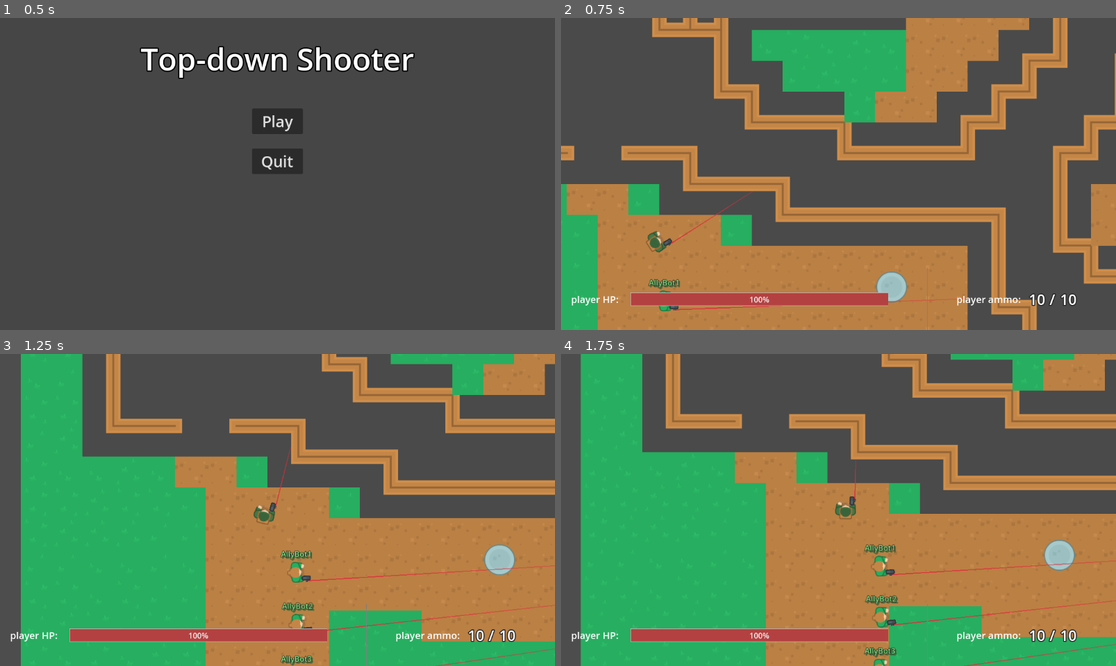
Above: before the commit, frames 1-4 (two rows, left to right).
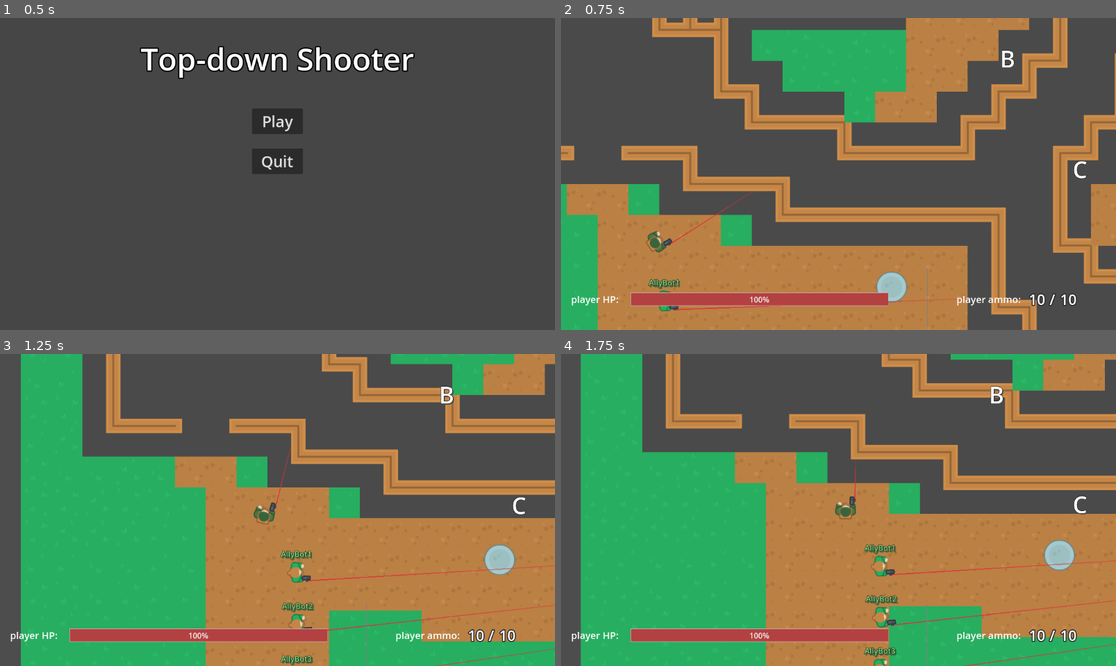
Above: after the commit, the same moments.

Repository: ZeromaXHe/MyGitRepository
Game: Godot game, scene res://scenes/main_menu_screen.tscn
Same seed, same stepped clock (60 frames per second), same inputs: the game is played once before the commit and once after it.
Inputs (mouse positions are in pixels of both pictures, inside the frame that each line leads up to):
- Up to frame 1 (0.5 s): no input
- Up to frame 2 (0.75 s): click "Play" at 0.5 s
- Up to frame 3 (1.25 s): no input
- Up to frame 4 (1.75 s): tap Enter at 1.25 s; move the mouse to (849, 388) at 1.27 s; press the mouse at (849, 388) at 1.28 s; hold D (right) from 1.28 s (still down)

Frame 1 is identical in both runs. In frame 2, 0.1% of the frame differs, in the area x 79-95%, y 10-52%; in frame 3, 0.2%; in frame 4, 0.2%.

Commit message:
feature(GodotDemo): GodotProjects 俯视角射击游戏 - GUI 显示基地方位功能

Diff:
--- a/GodotDemo/GodotProjects/scenes/capturable_base.tscn
+++ b/GodotDemo/GodotProjects/scenes/capturable_base.tscn
@@ -48,6 +48,10 @@
 [node name="CapturedInfoTimer" type="Timer" parent="."]
 one_shot = true
 
+[node name="OutScreenNotifier" type="VisibleOnScreenNotifier2D" parent="."]
+
 [connection signal="body_entered" from="." to="." method="_on_body_entered"]
 [connection signal="body_exited" from="." to="." method="_on_body_exited"]
 [connection signal="timeout" from="CapturedInfoTimer" to="." method="_on_captured_info_timer_timeout"]
+[connection signal="screen_entered" from="OutScreenNotifier" to="." method="_on_out_screen_notifier_screen_entered"]
+[connection signal="screen_exited" from="OutScreenNotifier" to="." method="_on_out_screen_notifier_screen_exited"]
--- a/GodotDemo/GodotProjects/scenes/gui.tscn
+++ b/GodotDemo/GodotProjects/scenes/gui.tscn
@@ -17,6 +17,60 @@
 
 [node name="GUI" type="CanvasLayer"]
 script = ExtResource("1_rug4d")
+
+[node name="BaseALabel" type="Label" parent="."]
+offset_left = 29.0
+offset_top = 288.0
+offset_right = 79.0
+offset_bottom = 358.0
+pivot_offset = Vector2(25, 35)
+theme_override_colors/font_color = Color(1, 1, 1, 1)
+theme_override_colors/font_shadow_color = Color(0.309804, 0.309804, 0.309804, 1)
+theme_override_colors/font_outline_color = Color(0, 0, 0, 1)
+theme_override_constants/shadow_offset_x = 2
+theme_override_constants/shadow_offset_y = 2
+theme_override_constants/outline_size = 3
+theme_override_constants/shadow_outline_size = 1
+theme_override_font_sizes/font_size = 48
+text = "A"
+horizontal_alignment = 1
+vertical_alignment = 1
+
+[node name="BaseBLabel" type="Label" parent="."]
+offset_left = 29.0
+offset_top = 365.0
+offset_right = 79.0
+offset_bottom = 435.0
+pivot_offset = Vector2(25, 35)
+theme_override_colors/font_color = Color(1, 1, 1, 1)
+theme_override_colors/font_shadow_color = Color(0.309804, 0.309804, 0.309804, 1)
+theme_override_colors/font_outline_color = Color(0, 0, 0, 1)
+theme_override_constants/shadow_offset_x = 2
+theme_override_constants/shadow_offset_y = 2
+theme_override_constants/outline_size = 3
+theme_override_constants/shadow_outline_size = 1
+theme_override_font_sizes/font_size = 48
+text = "B"
+horizontal_alignment = 1
+vertical_alignment = 1
+
+[node name="BaseCLabel" type="Label" parent="."]
+offset_left = 28.0
+offset_top = 443.0
+offset_right = 78.0
+offset_bottom = 513.0
+pivot_offset = Vector2(25, 35)
+theme_override_colors/font_color = Color(1, 1, 1, 1)
+theme_override_colors/font_shadow_color = Color(0.309804, 0.309804, 0.309804, 1)
+theme_override_colors/font_outline_color = Color(0, 0, 0, 1)
+theme_override_constants/shadow_offset_x = 2
+theme_override_constants/shadow_offset_y = 2
+theme_override_constants/outline_size = 3
+theme_override_constants/shadow_outline_size = 1
+theme_override_font_sizes/font_size = 48
+text = "C"
+horizontal_alignment = 1
+vertical_alignment = 1
 
 [node name="Rows" type="VBoxContainer" parent="."]
 anchors_preset = 15
--- a/GodotDemo/GodotProjects/scenes/main.tscn
+++ b/GodotDemo/GodotProjects/scenes/main.tscn
@@ -943,12 +943,15 @@
 
 [node name="CapturableBase" parent="CapturableBaseManager" instance=ExtResource("6_w1ort")]
 position = Vector2(226, 470)
+point_code = "A"
 
 [node name="CapturableBase2" parent="CapturableBaseManager" instance=ExtResource("6_w1ort")]
 position = Vector2(400, -181)
+point_code = "B"
 
 [node name="CapturableBase3" parent="CapturableBaseManager" instance=ExtResource("6_w1ort")]
 position = Vector2(935, 266)
+point_code = "C"
 
 [node name="BulletManager" type="Node2D" parent="."]
 script = ExtResource("3_fdg2q")
--- a/GodotDemo/GodotProjects/scripts/capturable_base.gd
+++ b/GodotDemo/GodotProjects/scripts/capturable_base.gd
@@ -1,11 +1,14 @@
 extends Area2D
 class_name CapturableBase
 
-signal base_captured(new_team: Team.Side)
+signal base_captured(base: CapturableBase)
+signal exited_screen(base: CapturableBase)
+signal entered_screen(base: CapturableBase)
 
 @export var neutral_color: Color = Color(1, 1, 1)
 @export var player_color: Color = Color(0, 1, 0)
 @export var enemy_color: Color = Color(0, 0.5, 1)
+@export var point_code: String
 
 @onready var team: Team = $Team
 @onready var sprite_2d: Sprite2D = $Sprite2D
@@ -14,6 +17,7 @@
 @onready var name_label: Label = $VBoxContainer/NameLabel
 @onready var captured_info: RichTextLabel = $CapturedInfo
 @onready var captured_info_timer: Timer = $CapturedInfoTimer
+@onready var out_screen_notifier: VisibleOnScreenNotifier2D = $OutScreenNotifier
 
 var player_unit_count: int = 0
 var enemy_unit_count: int = 0
@@ -106,7 +110,7 @@
 	if (team.side == new_team):
 		return
 	team.side = new_team
-	base_captured.emit(new_team)
+	base_captured.emit(self)
 	sprite_2d.modulate = get_color(new_team)
 
 
@@ -118,3 +122,11 @@
 			return player_color
 		_:
 			return neutral_color
+
+
+func _on_out_screen_notifier_screen_exited() -> void:
+	exited_screen.emit(self)
+
+
+func _on_out_screen_notifier_screen_entered() -> void:
+	entered_screen.emit(self)
--- a/GodotDemo/GodotProjects/scripts/capturable_base_manager.gd
+++ b/GodotDemo/GodotProjects/scripts/capturable_base_manager.gd
@@ -14,7 +14,7 @@
 		(base as CapturableBase).base_captured.connect(handle_base_captured)
 
 
-func handle_base_captured(_new_team: Team.Side):
+func handle_base_captured(_input_base: CapturableBase):
 	var player_base_count = 0
 	var enemy_base_count = 0
 	for base in capturable_bases:
--- a/GodotDemo/GodotProjects/scripts/gui.gd
+++ b/GodotDemo/GodotProjects/scripts/gui.gd
@@ -6,15 +6,93 @@
 @onready var hp_bar: ProgressBar = $Rows/BottomRow/MarginContainer/HpBar
 @onready var current_ammo: Label = $Rows/BottomRow/CurrentAmmo
 @onready var max_ammo: Label = $Rows/BottomRow/MaxAmmo
+@onready var base_a_label: Label = $BaseALabel
+@onready var base_b_label: Label = $BaseBLabel
+@onready var base_c_label: Label = $BaseCLabel
 
 var max_ammo_value: int
 var player: Player = null
+
+var base_a: CapturableBase = null
+var base_b: CapturableBase = null
+var base_c: CapturableBase = null
+
 
 func _ready() -> void:
 	# 清空 KillInfo 的内容
 	kill_info.text = ""
 	GlobalSignals.actor_killed.connect(kill_info.handle_actor_killed)
 	hp_bar.value = 100
+
+
+func _process(delta: float) -> void:
+	if base_a_label.visible:
+		base_a_label.position = calc_base_label_position(base_a)
+	if base_b_label.visible:
+		base_b_label.position = calc_base_label_position(base_b)
+	if base_c_label.visible:
+		base_c_label.position = calc_base_label_position(base_c)
+
+
+func calc_base_label_position(base: CapturableBase) -> Vector2:
+	var player_to_base_dir: Vector2 = player.global_position.direction_to(base.global_position)
+	# 长宽比，即 x: y
+	var dir_aspect = player_to_base_dir.aspect()
+	var window_size := Vector2(get_window().size)
+	var window_aspect = window_size.aspect()
+	if abs(dir_aspect) > abs(window_aspect):
+		# 方向向量的射线必定和窗口左右边缘相交，所以以 x 轴方向放缩
+		return window_size / 2 + player_to_base_dir / abs(player_to_base_dir.x) * (window_size.x / 2 - 100)
+	else:
+		# 方向向量的射线必定和窗口上下边缘相交，所以以 y 轴方向放缩
+		return window_size / 2 + player_to_base_dir / abs(player_to_base_dir.y) * (window_size.y / 2 - 50)
+
+
+func bind_bases(bases: Array):
+	# TODO: 目前绑定的代码写得太死了。先实现功能，之后优化
+	for base in bases:
+		var cap_base = base as CapturableBase
+		match (cap_base.point_code):
+			"A":
+				base_a = cap_base
+				base_a_label.visible = not cap_base.out_screen_notifier.is_on_screen()
+			"B":
+				base_b = cap_base
+				base_b_label.visible = not cap_base.out_screen_notifier.is_on_screen()
+			"C":
+				base_c = cap_base
+				base_c_label.visible = not cap_base.out_screen_notifier.is_on_screen()
+		cap_base.exited_screen.connect(handle_base_exited_screen)
+		cap_base.entered_screen.connect(handle_base_entered_screen)
+		cap_base.base_captured.connect(handle_base_captured)
+
+
+func handle_base_exited_screen(base: CapturableBase):
+	update_base_label_visible(base, true)
+
+
+func handle_base_entered_screen(base: CapturableBase):
+	update_base_label_visible(base, false)
+
+
+func handle_base_captured(base: CapturableBase):
+	match (base.point_code):
+		"A":
+			base_a_label.modulate = base.get_color(base.team.side)
+		"B":
+			base_b_label.modulate = base.get_color(base.team.side)
+		"C":
+			base_c_label.modulate = base.get_color(base.team.side)
+
+
+func update_base_label_visible(base: CapturableBase, visible: bool):
+	match (base.point_code):
+		"A":
+			base_a_label.visible = visible
+		"B":
+			base_b_label.visible = visible
+		"C":
+			base_c_label.visible = visible
 
 
 func set_player(player: Player):
@@ -27,7 +105,7 @@
 		player.weapon_manager.weapon_changed.connect(handle_weapon_changed)
 
 
-func handle_weapon_changed(old_weapon: Weapon, new_weapon: Weapon):
+func handle_weapon_changed(_old_weapon: Weapon, new_weapon: Weapon):
 	set_weapon(new_weapon)
 
 
--- a/GodotDemo/GodotProjects/scripts/main.gd
+++ b/GodotDemo/GodotProjects/scripts/main.gd
@@ -31,11 +31,15 @@
 	capturable_base_manager.player_captured_all_bases.connect(handle_player_win)
 	capturable_base_manager.player_lost_all_bases.connect(handle_player_lose)
 
+	# 初始化地图 AI
 	ally_ai.unit_spawned.connect(name_labels_manager.handle_unit_spawned)
 	ally_ai.player_inited.connect(handle_player_inited)
 	enemy_ai.unit_spawned.connect(name_labels_manager.handle_unit_spawned)
 	ally_ai.initialize(bases, ally_respawns.get_children())
 	enemy_ai.initialize(bases, enemy_respawns.get_children())
+
+	# 绑定 GUI 上的基地信息
+	gui.bind_bases(bases)
 
 
 func handle_bullet_hit_actor(global_rotation: float, global_position: Vector2):
--- a/GodotDemo/GodotProjects/scripts/map_ai.gd
+++ b/GodotDemo/GodotProjects/scripts/map_ai.gd
@@ -78,7 +78,7 @@
 			return "Npc"
 
 
-func handle_base_captured(_new_team: Team.Side):
+func handle_base_captured(base: CapturableBase):
 	check_for_capturable_bases()
 
 
